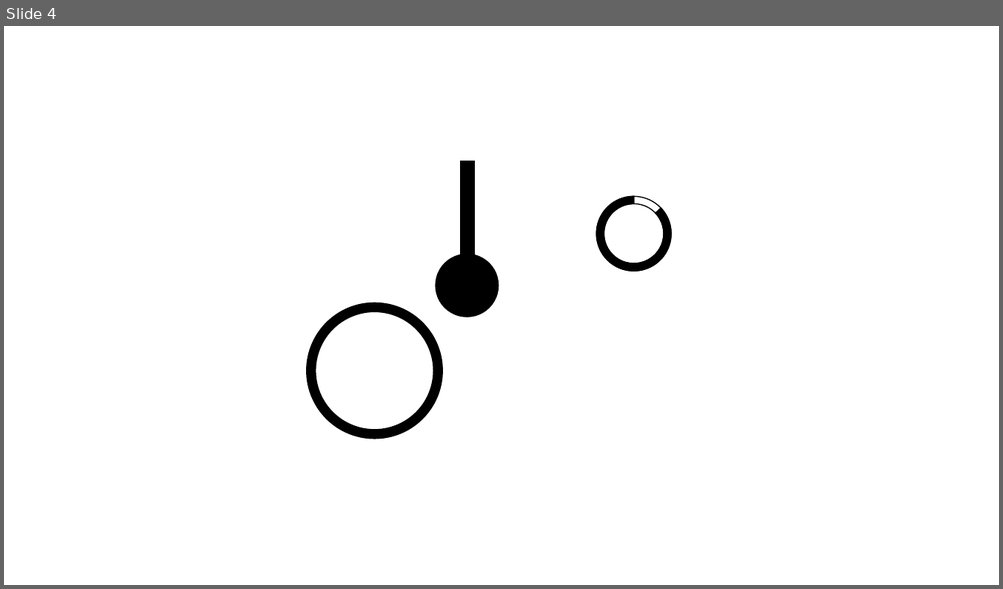
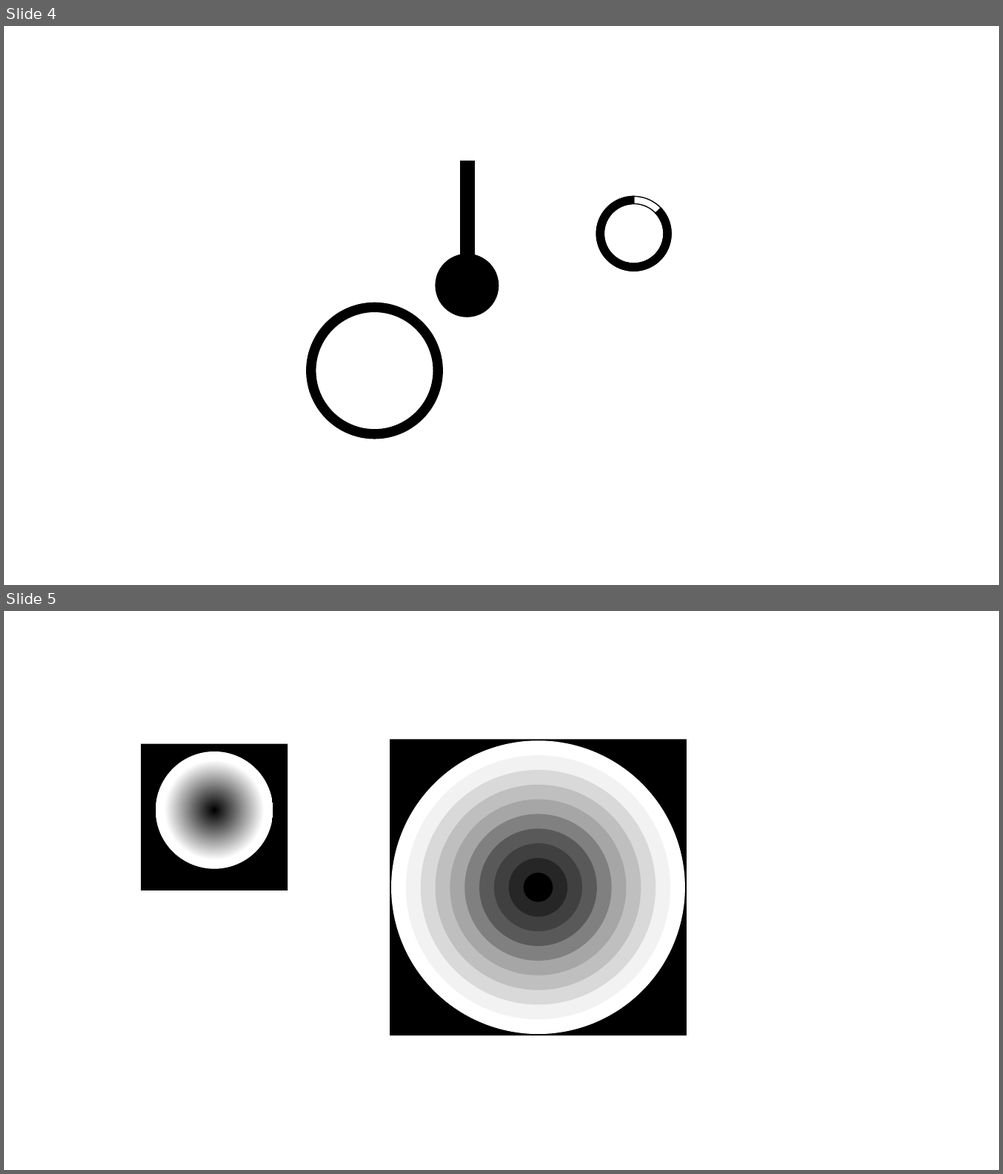
Before and after one commit to maximedaniel/ExpandDialSticks, a slide deck: Texture.pptx. Shown one above the other, each under a label of ours: slide 4 before the commit, slides 4 and 5 after it. The pictures are 1003x589 and 1003x1174 pixels, drawn with LibreOffice and Linux fonts; fonts in the diff are those of the drawing. Boxes give left, top, right and bottom in pixels: in the first picture for what was removed or moved away, otherwise in the second. Text is boxed around its words. In the diff, an @@ line names an element or a change of style, - is before the commit and + after.

```diff
--- a/Texture.pptx
+++ b/Texture.pptx
@@ slide 5 added at <box>4,611,999,1170</box>, background #FFFFFF @@
@@ rectangle added at <box>141,743,287,891</box>, fill #000000 @@
@@ ellipse added at <box>156,752,273,869</box>, fill gradient #000000 to #FFFFFF @@
@@ group added at <box>390,739,687,1037</box>: 10 ellipses, 1 rectangle @@
```
Also in this commit, not shown: 1 slide changed, 1 other slide added, 2 slides removed, 30 other files.
